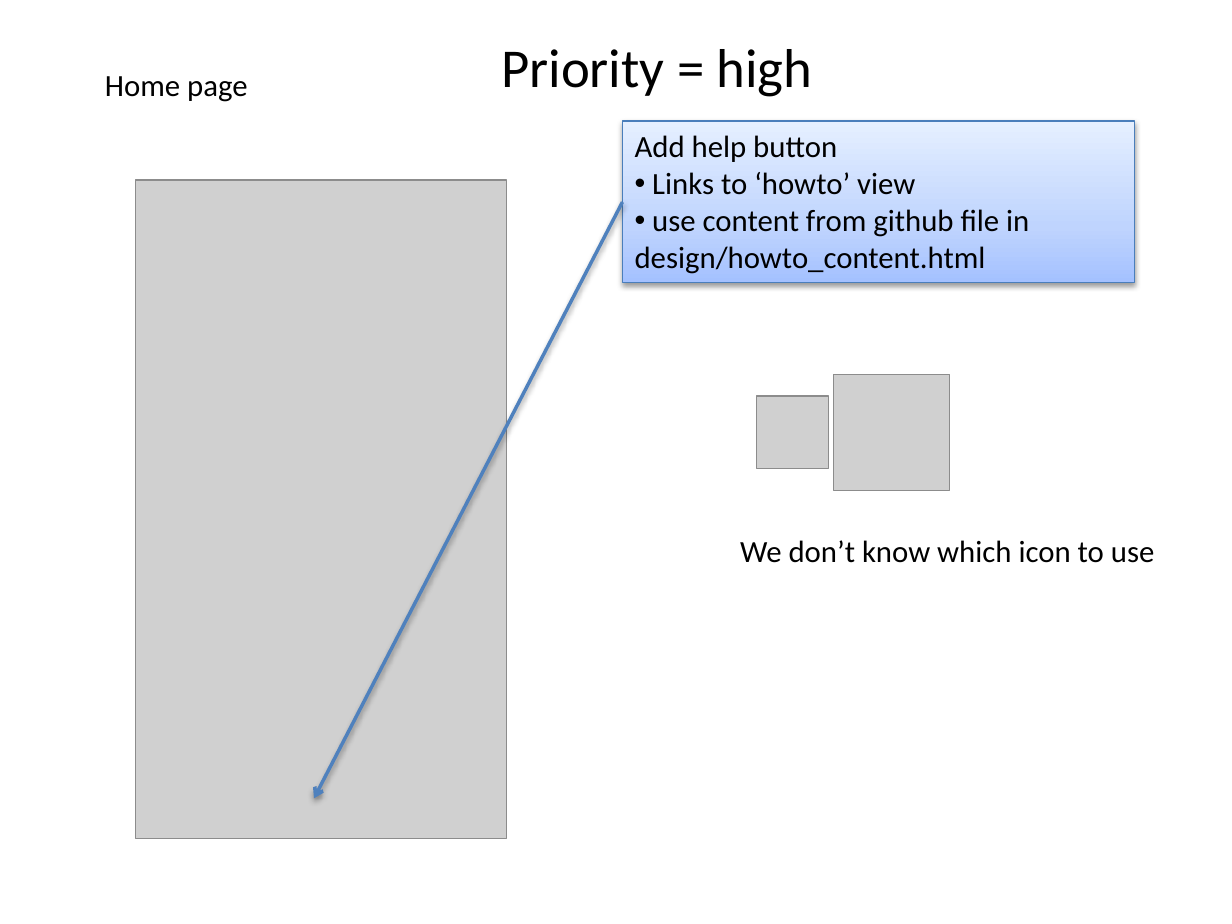
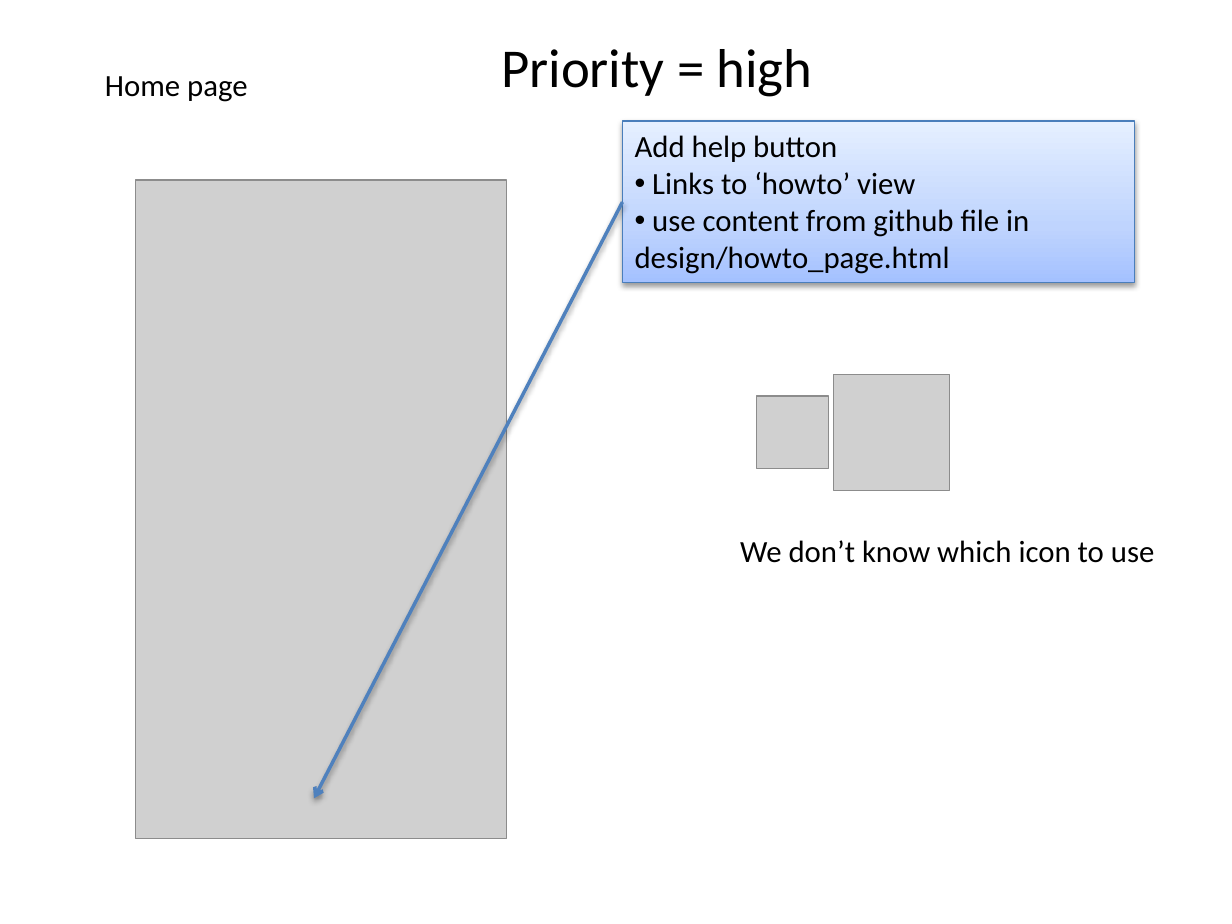
Before and after one commit to phylotastic/Pt_Mobile_Application, a slide deck: slide 4 of design/mobile_app_mvp_priorities.pptx. Drawn at 1232x924 pixels with LibreOffice and Linux fonts; fonts in the diff are those of the drawing; grey boxes stand for pictures. Boxes give left, top, right and bottom in pixels: in the first picture for what was removed or moved away, otherwise in the second. Text is boxed around its words. In the diff, an @@ line names an element or a change of style, - is before the commit and + after.

```diff
--- a/design/mobile_app_mvp_priorities.pptx
+++ b/design/mobile_app_mvp_priorities.pptx
@@ text in rectangle at [635,209,1029,274]: text changed @@
-• use content from github file in design/howto_content.html
+• use content from github file in design/howto_page.html
```
Also in this commit, not shown: 4 other slides changed.
